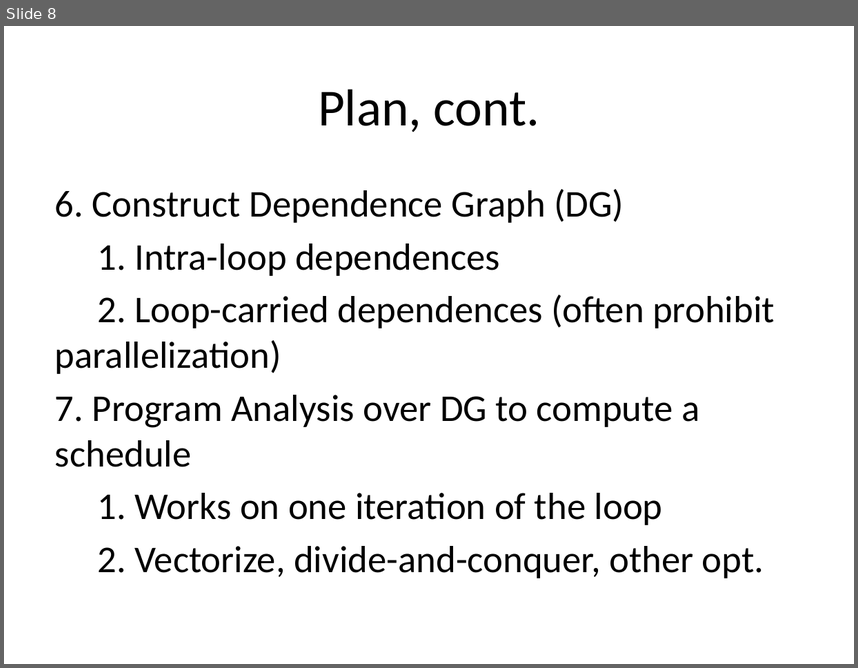
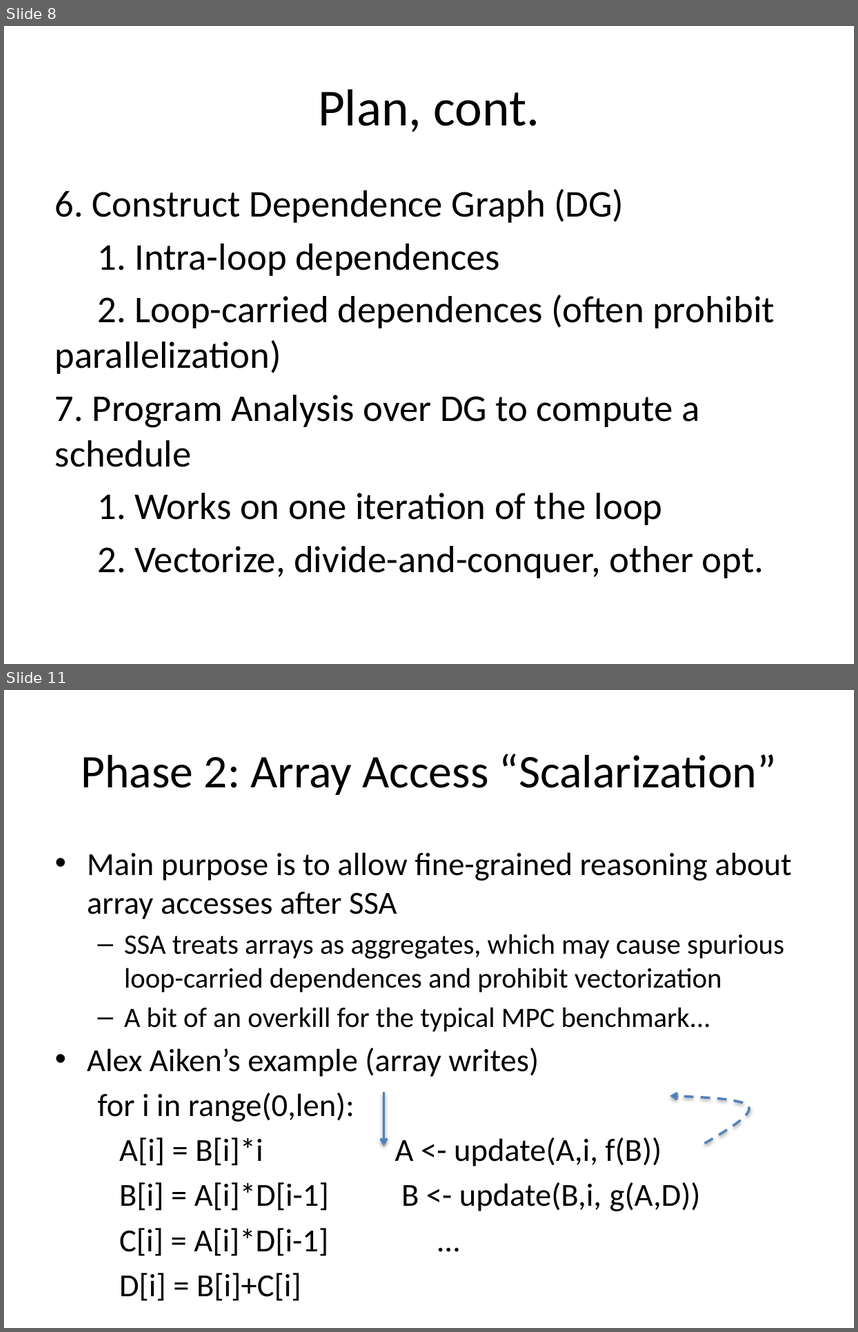
Before and after one commit to milana2/ParallelizationForMPC, a slide deck: MPC_Compiler_Misc_Notes.pptx. Shown one above the other, each under a label of ours: slide 8 before the commit, slides 8 and 11 after it; the slides between them are not shown. The pictures are 858x668 and 858x1332 pixels, drawn with LibreOffice and Linux fonts; fonts in the diff are those of the drawing. Boxes give left, top, right and bottom in pixels: in the first picture for what was removed or moved away, otherwise in the second. Text is boxed around its words. In the diff, an @@ line names an element or a change of style, - is before the commit and + after.

Commit message:
More detail on the analysis phases.

```diff
--- a/MPC_Compiler_Misc_Notes.pptx
+++ b/MPC_Compiler_Misc_Notes.pptx
@@ slide 11 added at <box>4,690,854,1328</box>, background #FFFFFF @@
@@ title added at <box>81,753,777,795</box>, 39.6 pt, text #000000 @@
+Phase 2: Array Access “Scalarization”
@@ text added at <box>87,852,791,1256</box>, 27.2 pt, text #000000 @@
+• Main purpose is to allow fine-grained reasoning about array accesses after SSA
+  – SSA treats arrays as aggregates, which may cause spurious loop-carried dependences and prohibit vectorization
+  – A bit of an overkill for the typical MPC benchmark...
+• Alex Aiken’s example (array writes)
+for i in range(0,len):
+A[i] = B[i]*i A <- update(A,i, f(B))
+B[i] = A[i]*D[i-1] B <- update(B,i, g(A,D))
+C[i] = A[i]*D[i-1] …
+D[i] = B[i]+C[i]
@@ arrow added from (384, 1092) to (384, 1145), #4F81BD 2 pt @@
@@ freeform shape added at <box>671,1096,749,1143</box>, outline #4F81BD 2 pt dashed @@
```
Also in this commit, not shown: 2 slides changed, 12 other slides added.
